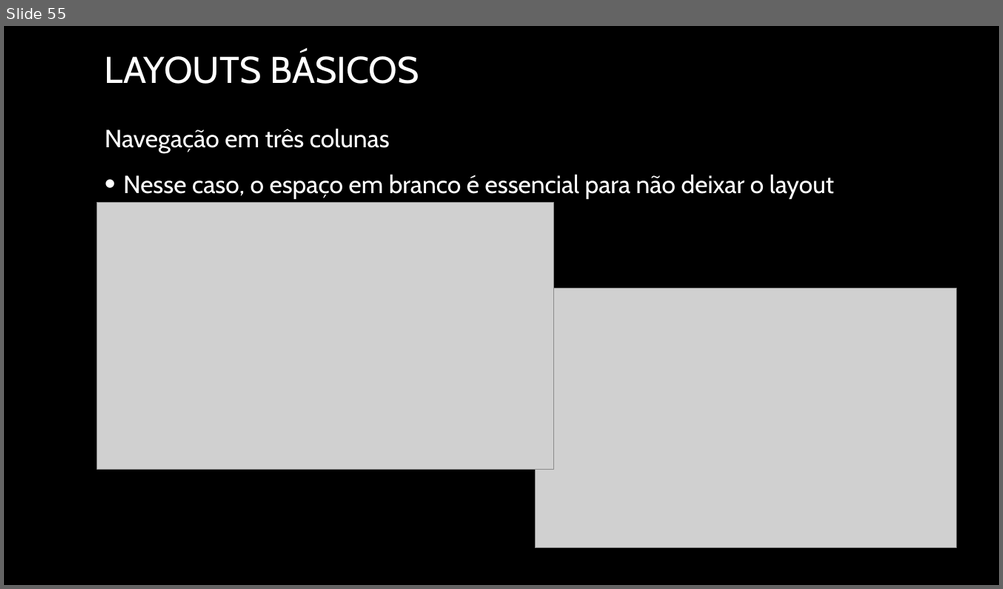
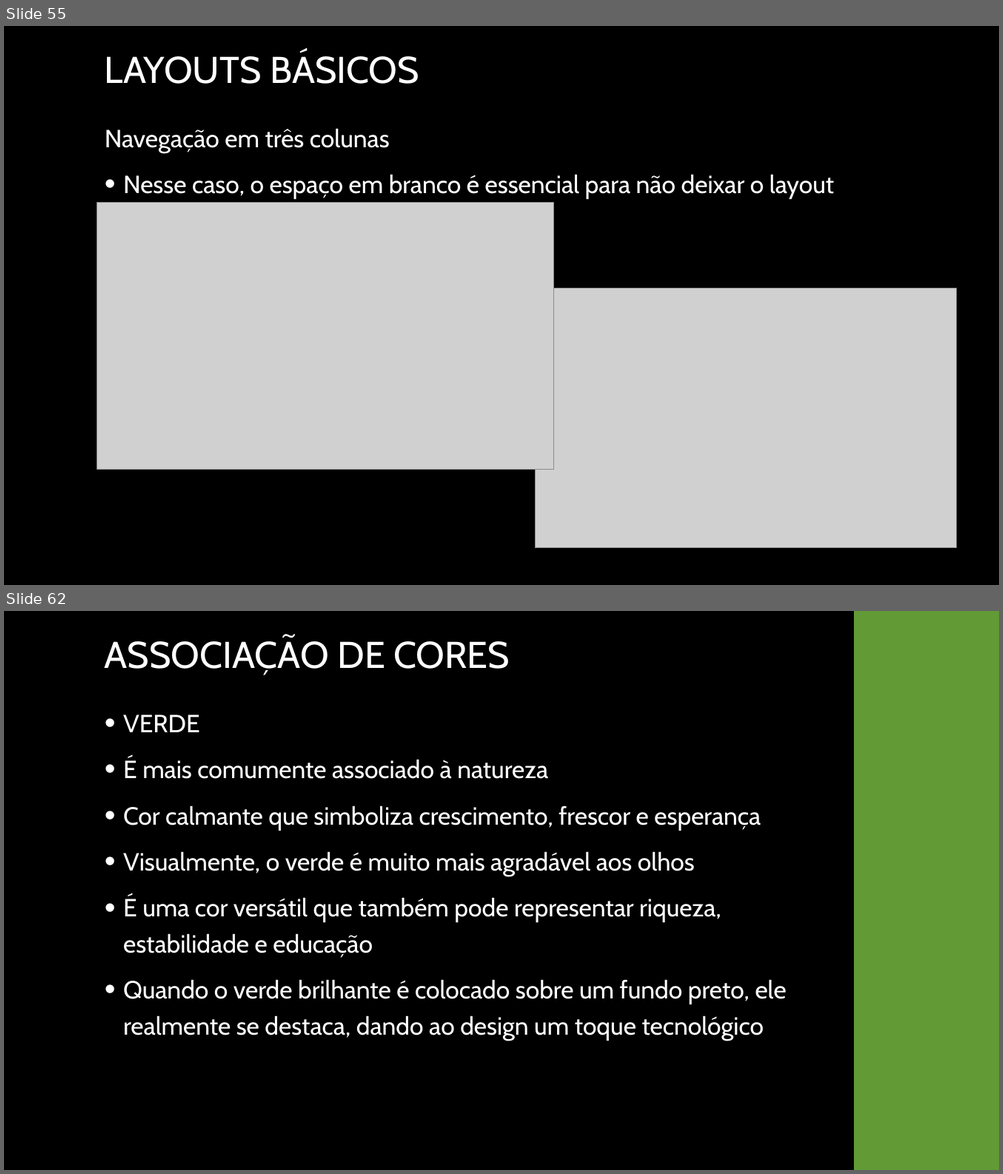
Before and after one commit to joelteixeiradacunha/aulas_php_mysql, a slide deck: Design/Design - Copia.pptx. Shown one above the other, each under a label of ours: slide 55 before the commit, slides 55 and 62 after it; the slides between them are not shown. The pictures are 1003x589 and 1003x1174 pixels, drawn with LibreOffice and Linux fonts; fonts in the diff are those of the drawing; grey boxes stand for pictures; background and template pictures are left out. Boxes give left, top, right and bottom in pixels: in the first picture for what was removed or moved away, otherwise in the second. Text is boxed around its words. In the diff, an @@ line names an element or a change of style, - is before the commit and + after.

```diff
--- a/Design/Design - Copia.pptx
+++ b/Design/Design - Copia.pptx
@@ slide 62 added at (4, 611, 999, 1170), background picture (left out) @@
@@ rectangle added at (854, 611, 999, 1170), fill #629A35, outline #629A35 1.25 pt @@
@@ title added at (105, 637, 509, 675), 36 pt, text #FFFFFF @@
+ASSOCIAÇÃO DE CORES
@@ text added at (123, 715, 786, 1041), 24 pt, text #FFFFFF @@
+• VERDE
+• É mais comumente associado à natureza
+• Cor calmante que simboliza crescimento, frescor e esperança
+• Visualmente, o verde é muito mais agradável aos olhos
+• É uma cor versátil que também pode representar riqueza, estabilidade e educação
+• Quando o verde brilhante é colocado sobre um fundo preto, ele realmente se destaca, dando ao design um toque tecnológico
```
Also in this commit, not shown: 10 other slides added, 6 other files.
